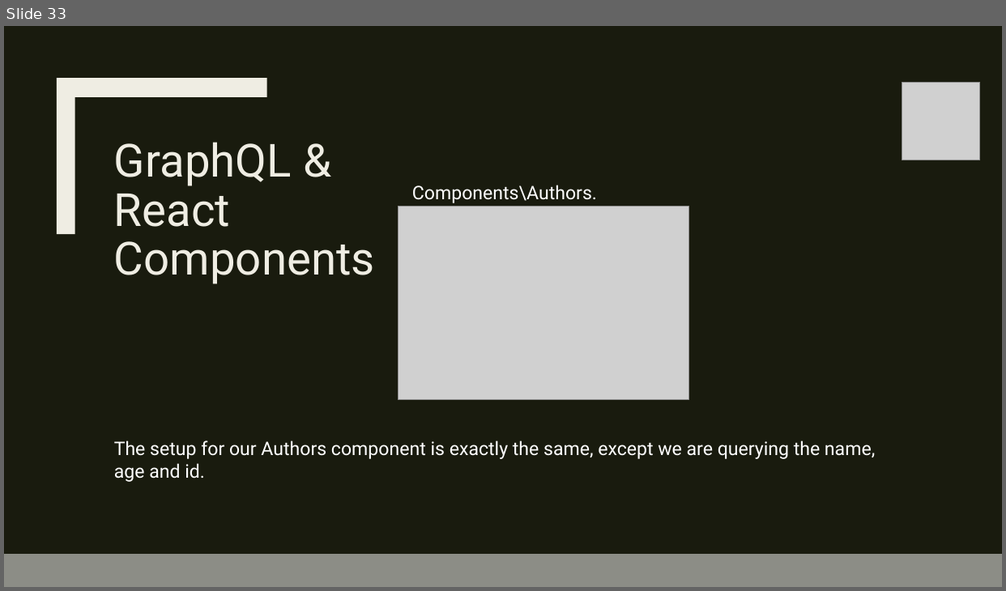
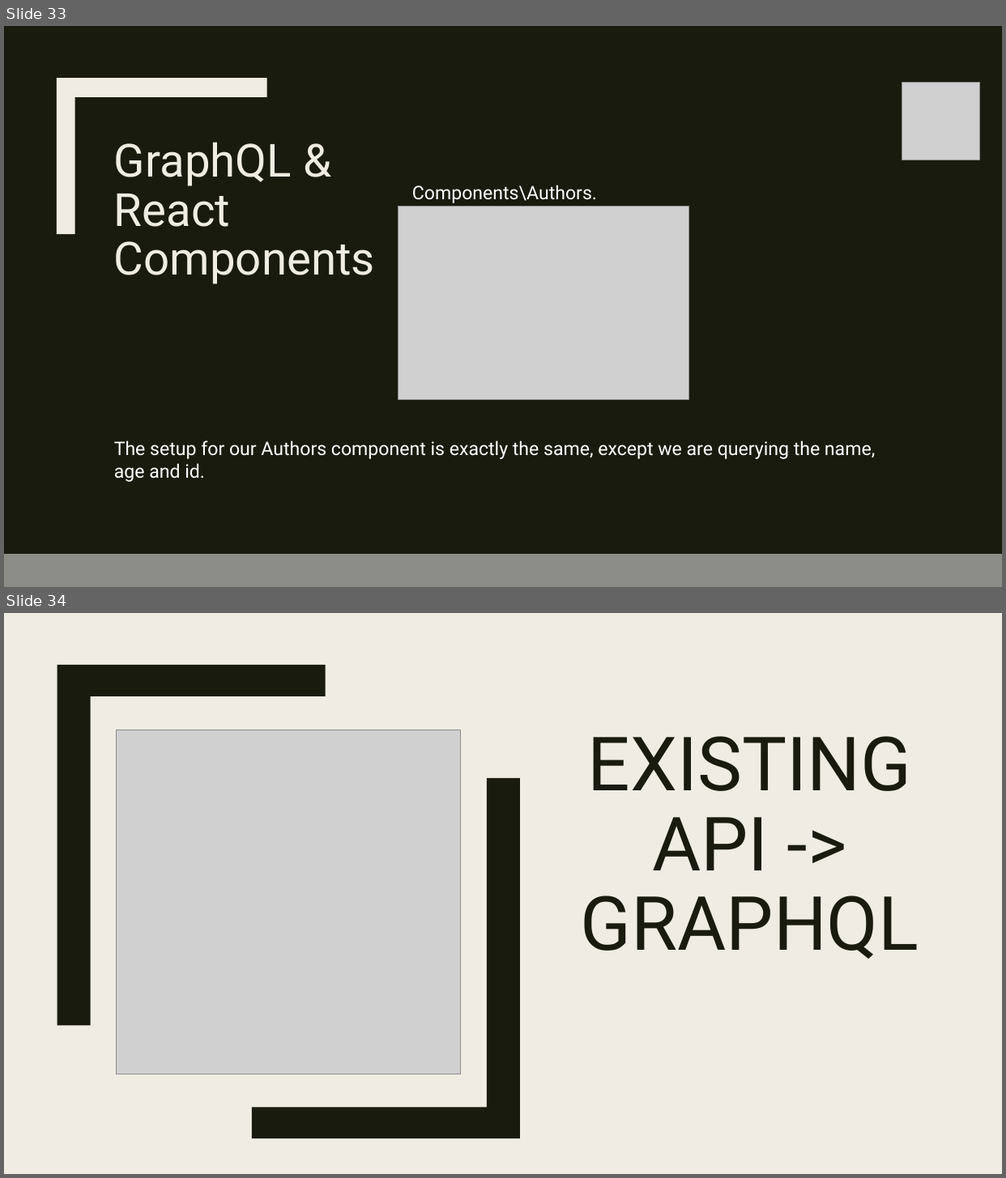
Before and after one commit to leono93/GraphQL_New-Tech, a slide deck: presentation/GraphQL_t7oele00.pptx. Shown one above the other, each under a label of ours: slide 33 before the commit, slides 33 and 34 after it. The pictures are 1006x591 and 1006x1178 pixels, drawn with LibreOffice and Linux fonts; fonts in the diff are those of the drawing; grey boxes stand for pictures. Boxes give left, top, right and bottom in pixels: in the first picture for what was removed or moved away, otherwise in the second. Text is boxed around its words. In the diff, an @@ line names an element or a change of style, - is before the commit and + after.

```diff
--- a/presentation/GraphQL_t7oele00.pptx
+++ b/presentation/GraphQL_t7oele00.pptx
@@ slide 34 added at (4,613,1002,1174), background #EFEDE3 @@
@@ rectangle added at (4,613,1002,1174), fill #EFEDE3 @@
@@ rectangle added at (43,613,62,1174), fill #191B0E @@
@@ freeform shape added at (57,665,325,1025), fill #191B0E @@
@@ picture added at (117,730,461,1074) @@
@@ title added at (581,736,918,959), 72 pt, text #191B0E @@
+EXISTING API -> GRAPHQL
@@ freeform shape added at (252,778,520,1139), fill #191B0E @@
```
Also in this commit, not shown: 2 slides changed, 4 other slides added.
